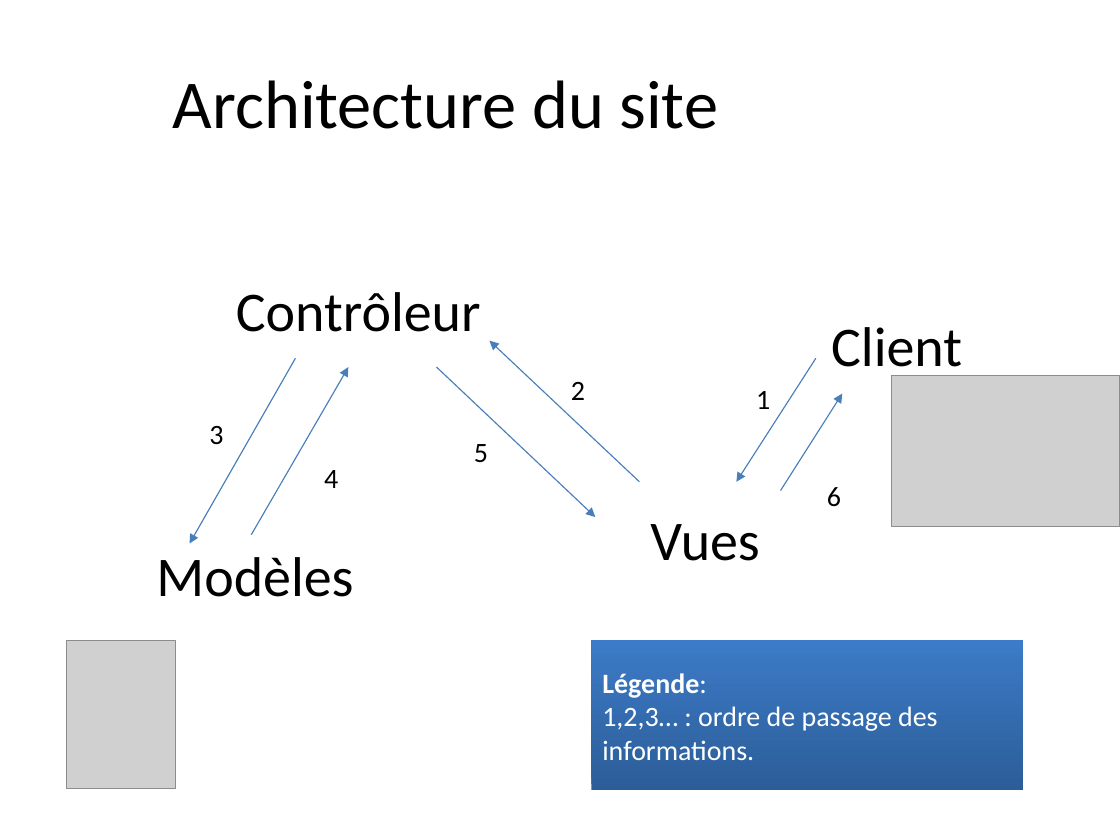
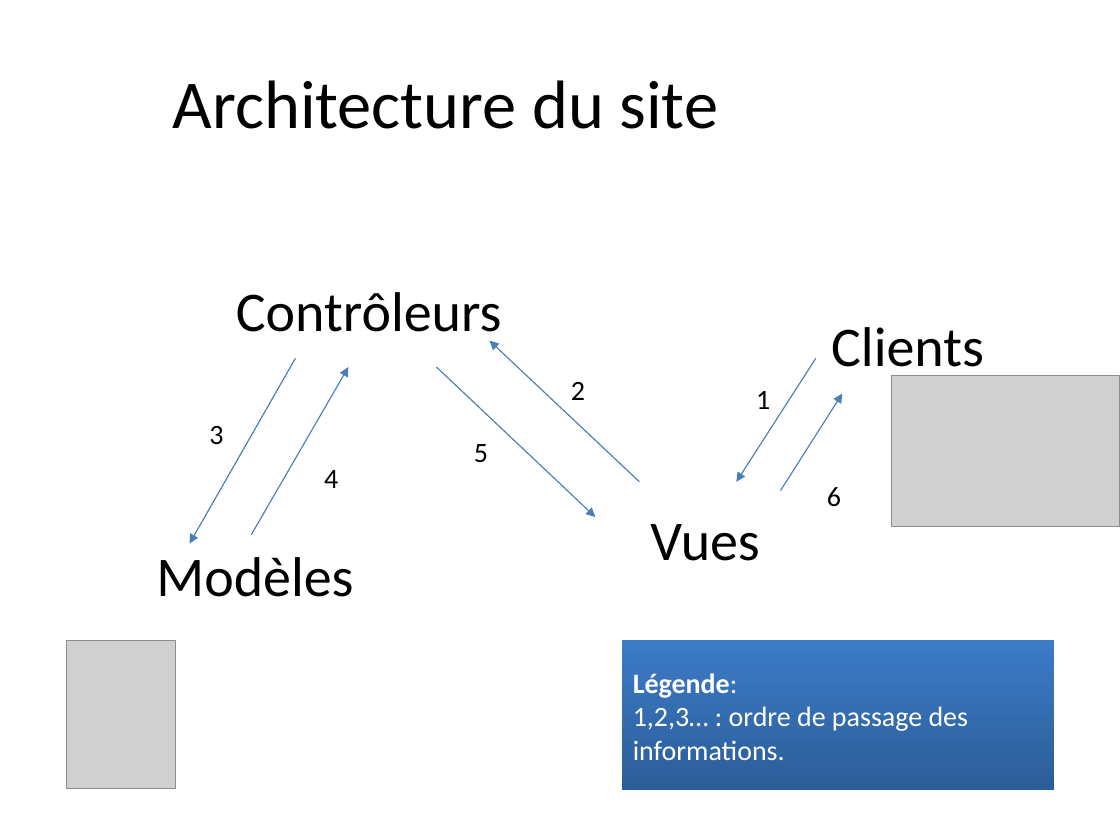
Before and after one commit to CauzYolo/Forum, a slide deck: slide 6 of Forum_V4/Forum.pptx. Drawn at 1120x840 pixels with LibreOffice and Linux fonts; fonts in the diff are those of the drawing; grey boxes stand for pictures; background and template pictures are left out. Boxes give left, top, right and bottom in pixels: in the first picture for what was removed or moved away, otherwise in the second. Text is boxed around its words. In the diff, an @@ line names an element or a change of style, - is before the commit and + after.

```diff
--- a/Forum_V4/Forum.pptx
+++ b/Forum_V4/Forum.pptx
@@ text at [236,292,502,344]: text changed @@
-Contrôleur
+Contrôleurs
@@ text at [831,327,984,380]: text changed @@
-Client
+Clients
@@ rectangle "Légende:": place and size @@
-rectangle "Légende:" at [591,641,1024,791]
+rectangle "Légende:" at [622,641,1054,791]
```
Also in this commit, not shown: 4 other slides changed, 1 slide added, 1 slide removed, 8 other files.
